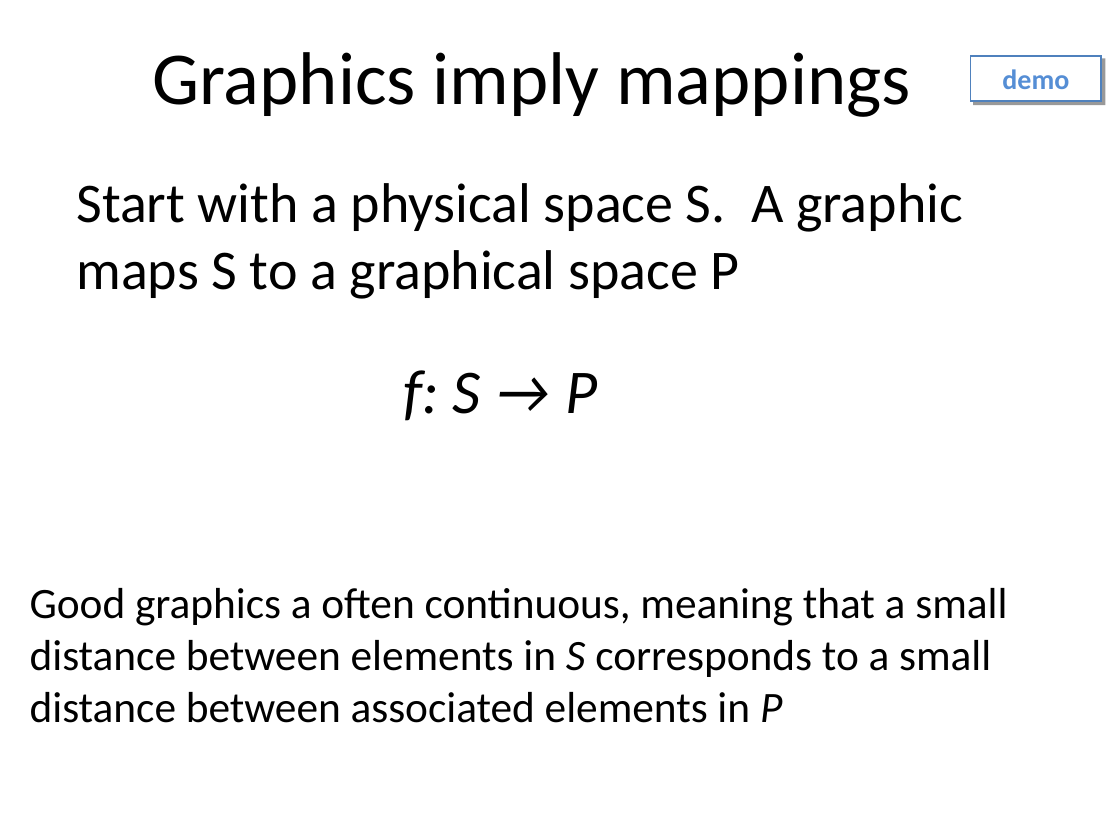
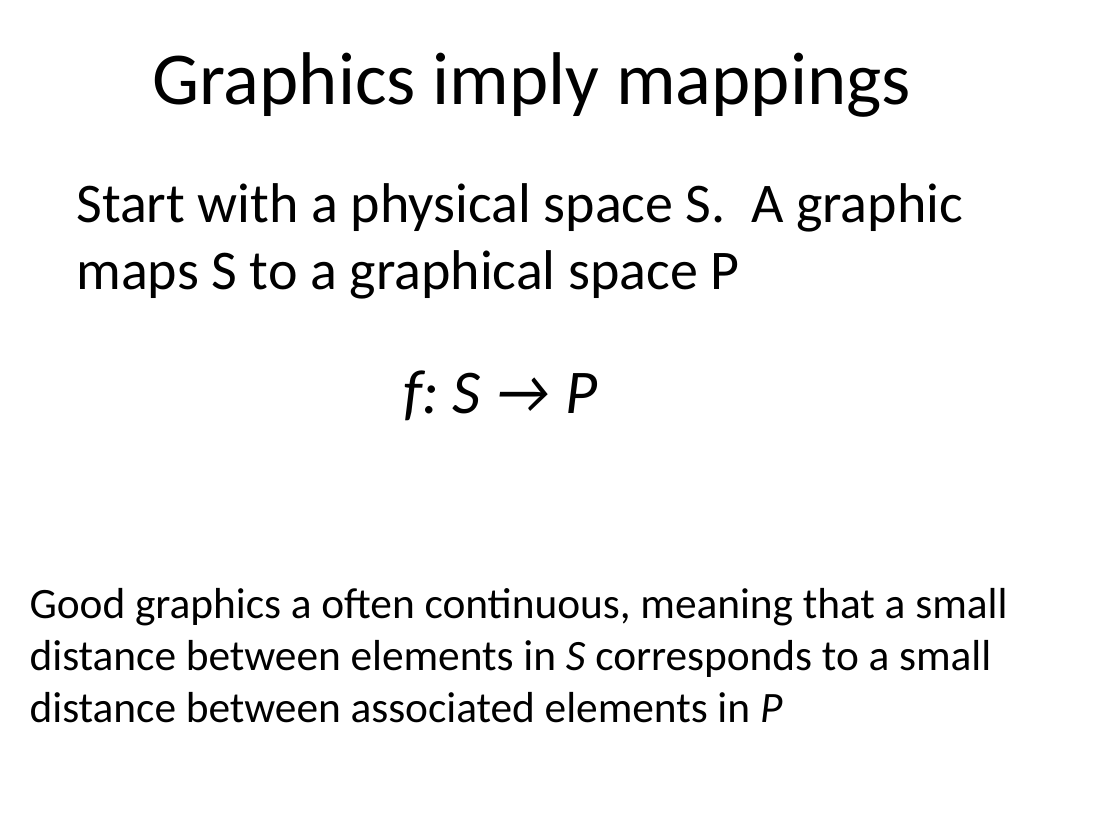
Before and after one commit to benralexander/lv, a slide deck: slide 63 of myD3_latest_c.ppt. Drawn at 1120x840 pixels with LibreOffice and Linux fonts; fonts in the diff are those of the drawing. Boxes give left, top, right and bottom in pixels: in the first picture for what was removed or moved away, otherwise in the second. Text is boxed around its words. In the diff, an @@ line names an element or a change of style, - is before the commit and + after.

Commit message:
presentation

```diff
--- a/myD3_latest_c.ppt
+++ b/myD3_latest_c.ppt
@@ rectangle removed at [971, 56, 1102, 101] @@
-demo
```
Also in this commit, not shown: 2 other slides changed, 1 slide added.
